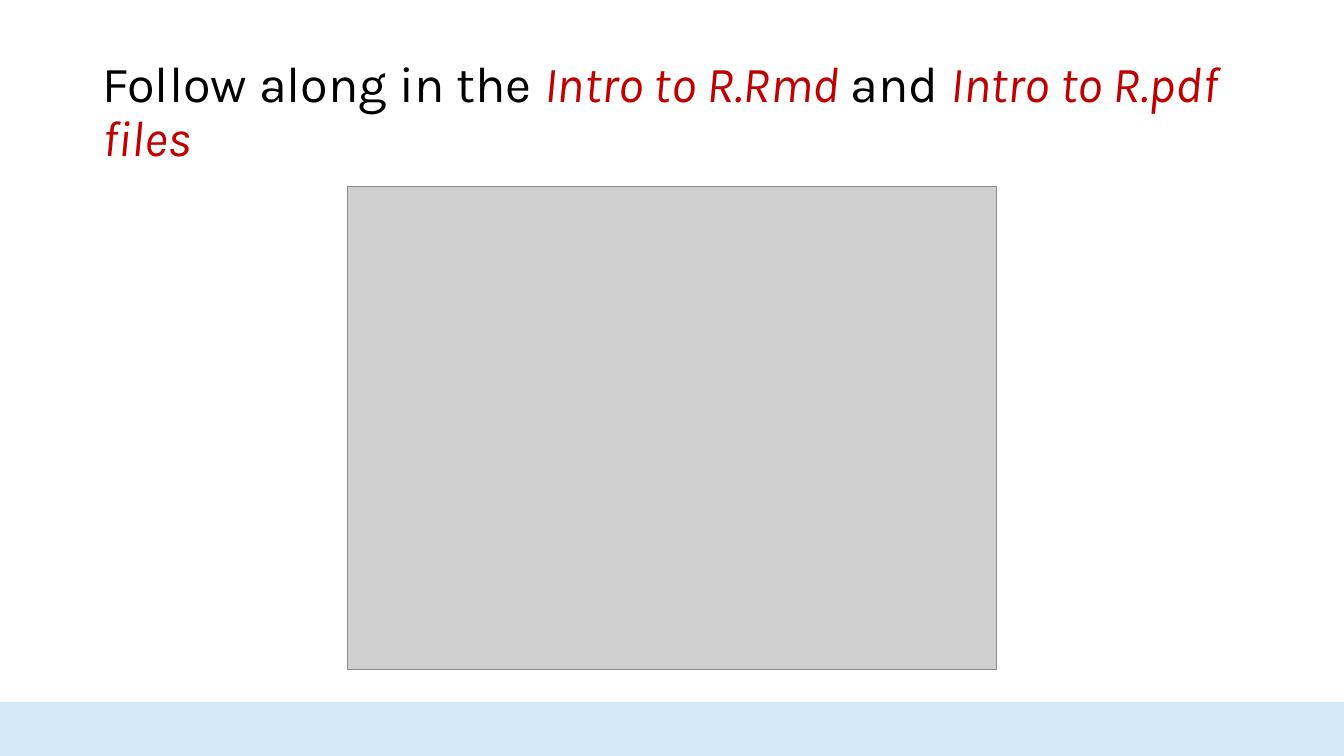
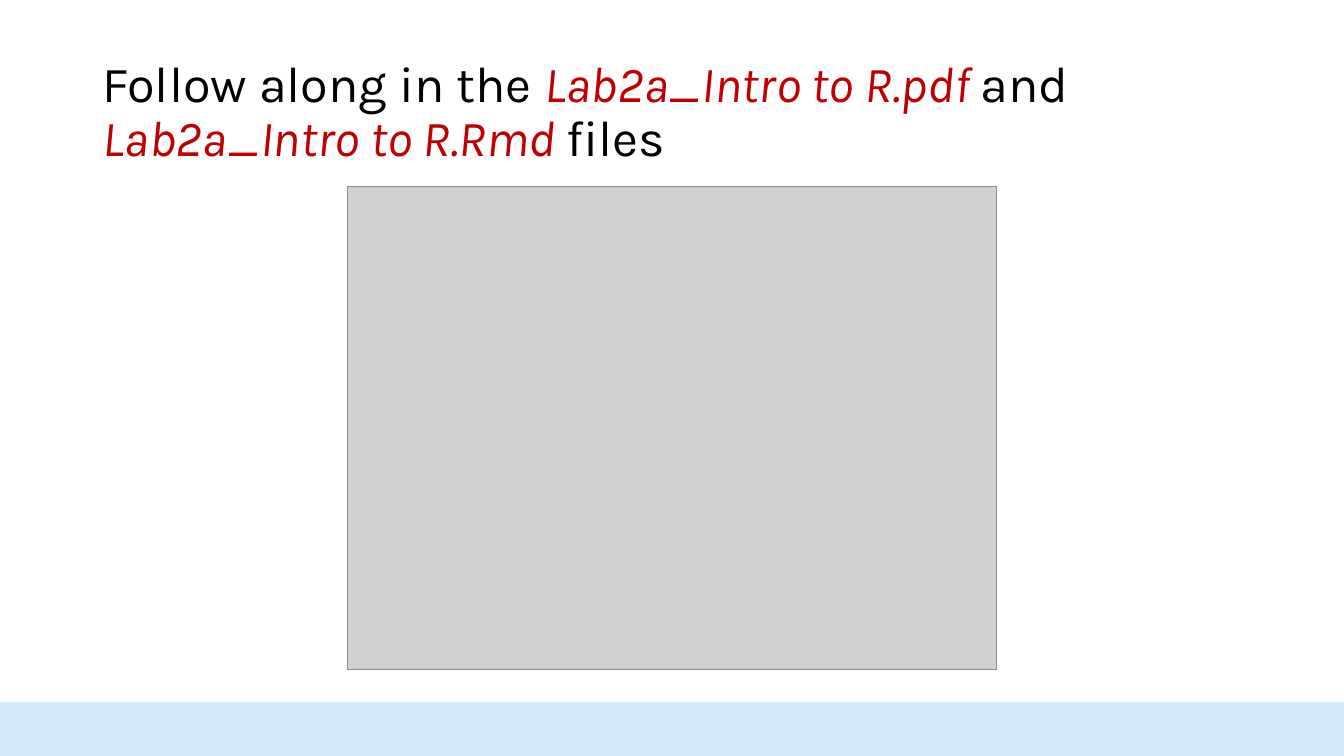
Before and after one commit to HopkinsIDD/seroanalytics_workshop, a slide deck: slide 15 of Part 2/Lecture 2.pptx. Drawn at 1344x756 pixels with LibreOffice and Linux fonts; fonts in the diff are those of the drawing; grey boxes stand for pictures; background and template pictures are left out. Boxes give left, top, right and bottom in pixels: in the first picture for what was removed or moved away, otherwise in the second. Text is boxed around its words. In the diff, an @@ line names an element or a change of style, - is before the commit and + after.

Commit message:
lecture 2

```diff
--- a/Part 2/Lecture 2.pptx
+++ b/Part 2/Lecture 2.pptx
@@ title at (102, 67, 1069, 157): text changed @@
-Follow along in the Intro to R.Rmd and Intro to R.pdf files
+Follow along in the Lab2a_Intro to R.pdf and Lab2a_Intro to R.Rmd files
```
Also in this commit, not shown: 3 other slides changed, 2 other files.
